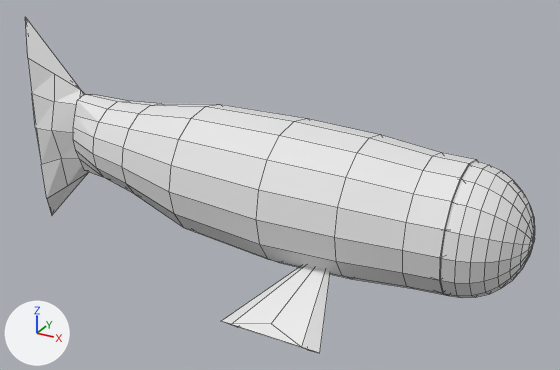
Before and after pictures for a commit that changed the Blender file DementiaVRExperience/Assets/Models/Fish.blend.
Before and after are seen from a 50 mm camera at (1.912, -1.84, 1.04) aimed at (0.874, 0.047, 0.096). The axes (+X, +Y, +Z) are drawn at lower left. The lights are the same throughout. Mesh edges are drawn as thin lines.

The scene before the commit, as lines of its bpy script (objects in view):
```python
me_cone = bpy.data.meshes.new('Cone')
me_cone.from_pydata(...)  # 33 vertices, 32 faces; spans x -1.2..1.22, y -0.2..0.21, z -0.4..0.49
me_cone_002 = bpy.data.meshes.new('Cone.002')
me_cone_002.from_pydata(...)  # 9 vertices, 10 faces; spans x -0.214..0.186, y -0.028..0.025, z -0.053..0.332
me_cylinder_001 = bpy.data.meshes.new('Cylinder.001')
me_cylinder_001.from_pydata(...)  # 160 vertices, 146 faces; spans x -0.201..0.231, y -0.214..0.217, z -0.775..0.548
me_sphere = bpy.data.meshes.new('Sphere')
me_sphere.from_pydata(...)  # a UV sphere (16 segments, 16 rings, poles along z) spanning x -0.2..0.2, y -0.2..0.2, z -0.2..0.2
ob_body = bpy.data.objects.new('Body', me_cylinder_001)
ob_body.location = (0.944, -0.001, 0.125)
ob_body.rotation_euler = (0.0, 1.571, 0.0)  # degrees (0, 90, 0)
ob_fin_2 = bpy.data.objects.new('Fin 2', me_cone_002)
ob_fin_2.location = (1.04, -0.271, -0.161)
ob_fin_2.rotation_euler = (-0.726, 0.0, 0.0)  # degrees (-42, 0, 0)
ob_fin_2.scale = (0.778, 0.778, 0.778)
ob_head = bpy.data.objects.new('Head', me_sphere)
ob_head.location = (1.45, 0.0, 0.11)
ob_head.rotation_euler = (0.0, -1.571, 0.0)  # degrees (0, -90, 0)
ob_head.scale = (0.912, 0.912, 0.912)
ob_tail = bpy.data.objects.new('Tail', me_cone)
ob_tail.location = (0.068, 0.0, 0.155)
ob_tail.rotation_euler = (-3.142, 4.712, 0.0)  # degrees (-180, 270, 0)
ob_tail.scale = (0.3, 0.3, 0.3)
```
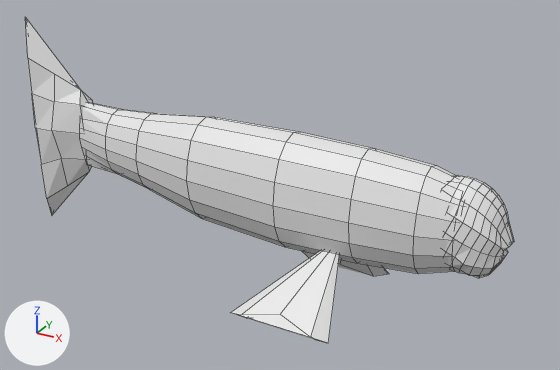
Commit message: Tweaked fish
Will redo head at a later date

Location of each change, (x1, y1, x2, y2) in pixels of the pictures (560 x 370 px):
```json
{"object": "Body", "change": "rescaled", "before": [73, 94, 478, 296], "after": [80, 103, 457, 274], "on screen": "7% narrower, 15% shorter"}
{"object": "Head", "change": "reshaped, moved, turned, rescaled", "before": [441, 161, 535, 298], "after": [445, 175, 514, 278]}
{"object": "Fin 2", "change": "moved", "before": [221, 266, 330, 353], "after": [230, 251, 339, 343]}
```

The change, as JSON lines over the scene's bpy script:
```json
{"block": "me_sphere", "where": "# used by ob_head; location = (1.45, 0.0, 0.11); rotation_euler = (0.0, -1.571, 0.0), in degrees (0, -90, 0); scale = (0.912, 0.912, 0.912)"}
{"op": "remove", "block": "me_sphere", "code": "me_sphere.from_pydata(...)  # 242 vertices, 256 faces; spans x -0.2..0.2, y -0.2..0.2, z -0.2..0.2"}
{"op": "add", "block": "me_sphere", "code": "me_sphere.from_pydata(...)  # 242 vertices, 256 faces; spans x -0.2..0.182, y -0.182..0.185, z -0.178..0.22"}
{"block": "me_sphere", "change": "me_sphere part 1: 158 of 242 vertices moved; they spanned x -0.196..0.2, y -0.2..0.2, z -0.2..0.2 and now span x -0.175..0.182, y -0.182..0.177, z -0.178..0.22; mean shift (-0.001, 0.0, 0.012); largest move (0.0, 0.0, -0.2) -> (0.0, -0.007, -0.114)"}
{"op": "set", "path": "ob_body.scale", "old": "(1.0, 1.0, 1.0)", "new": "(0.835, 0.564, 1.0)"}
{"op": "set", "path": "ob_head.location", "old": "(1.45, 0.0, 0.11)", "new": "(1.453, -0.002, 0.12)"}
{"op": "set", "path": "ob_head.rotation_euler", "old": "(0.0, -1.571, 0.0)", "new": "(-3.272, -1.941, 3.215)", "note": "degrees (0, -90, 0) -> degrees (-187, -111, 184)"}
{"op": "set", "path": "ob_head.scale", "old": "(0.912, 0.912, 0.912)", "new": "(0.717, 0.493, 0.727)"}
{"op": "set", "path": "ob_fin_2.location", "old": "(1.04, -0.271, -0.161)", "new": "(1.04, -0.22, -0.161)"}
```
